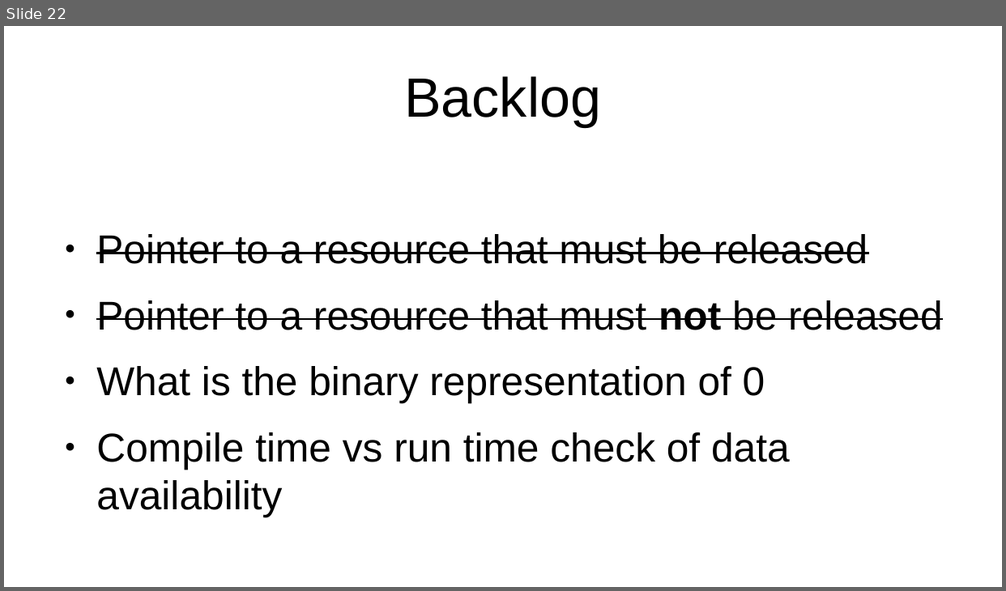
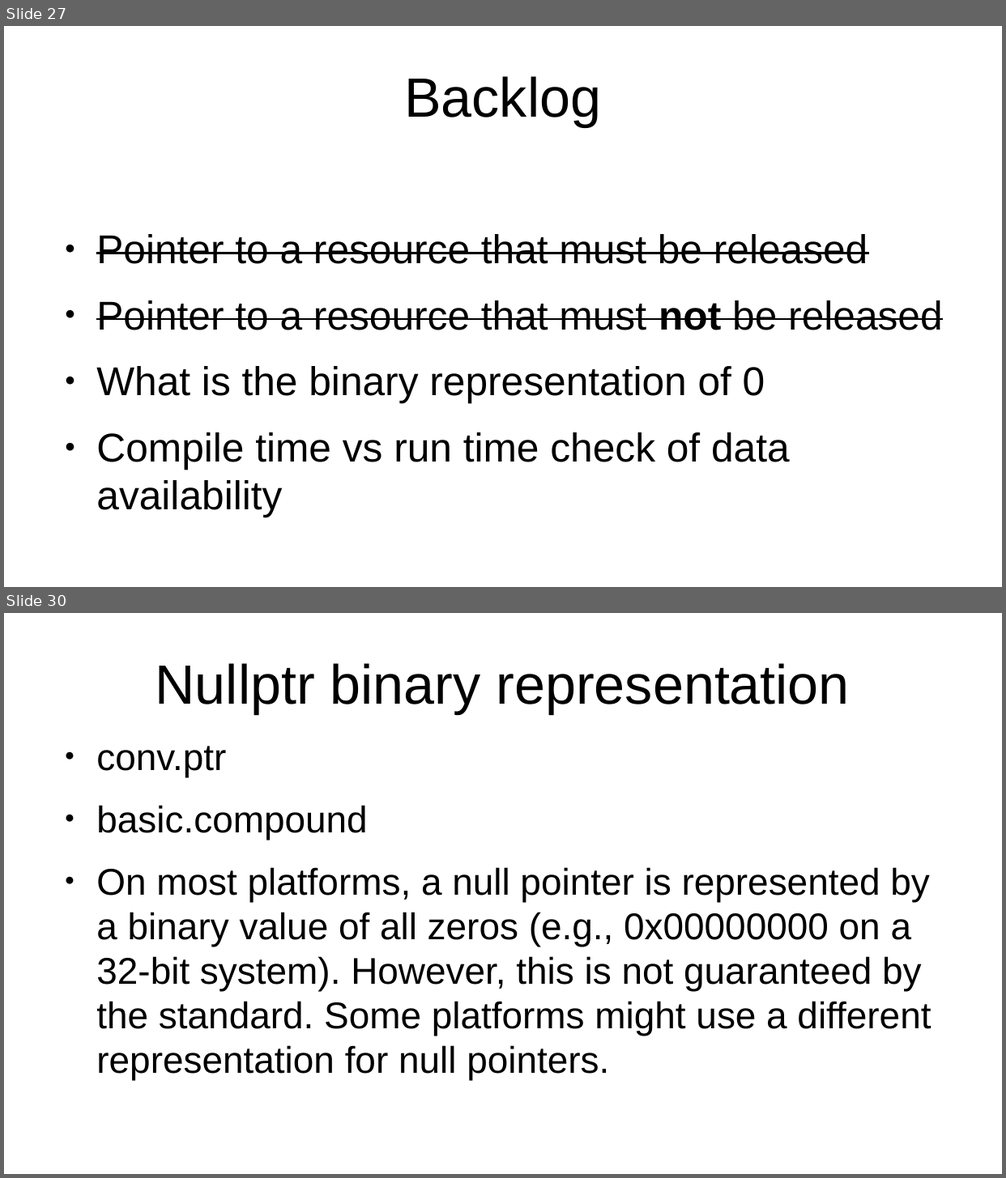
Before and after one commit to marcpawl/nullptr, a slide deck: slideshow.odp. Shown one above the other, each under a label of ours: slide 22 before the commit, slides 27 and 30 after it; the slides between them are not shown. The pictures are 1006x591 and 1006x1178 pixels, drawn with LibreOffice and Linux fonts; fonts in the diff are those of the drawing. Boxes give left, top, right and bottom in pixels: in the first picture for what was removed or moved away, otherwise in the second. Text is boxed around its words. In the diff, an @@ line names an element or a change of style, - is before the commit and + after.

Commit message:
Slides about nullptr representation

```diff
--- a/slideshow.odp
+++ b/slideshow.odp
@@ slide 30 added at (4,613,1002,1174), background #FFFFFF @@
@@ title added at (155,663,850,714), 44 pt, text #000000 @@
+Nullptr binary representation
@@ text added at (96,746,931,1080), 29.6 pt, text #000000 @@
+● conv.ptr
+● basic.compound
+● On most platforms, a null pointer is represented by a binary value of all zeros (e.g., 0x00000000 on a 32-bit system). However, this is not guaranteed by the standard. Some platforms might use a different representation for null pointers.
@@ what was slide 22 is now slide 27 @@
```
Also in this commit, not shown: 1 slide changed, 8 other slides added, 1 slide removed.
